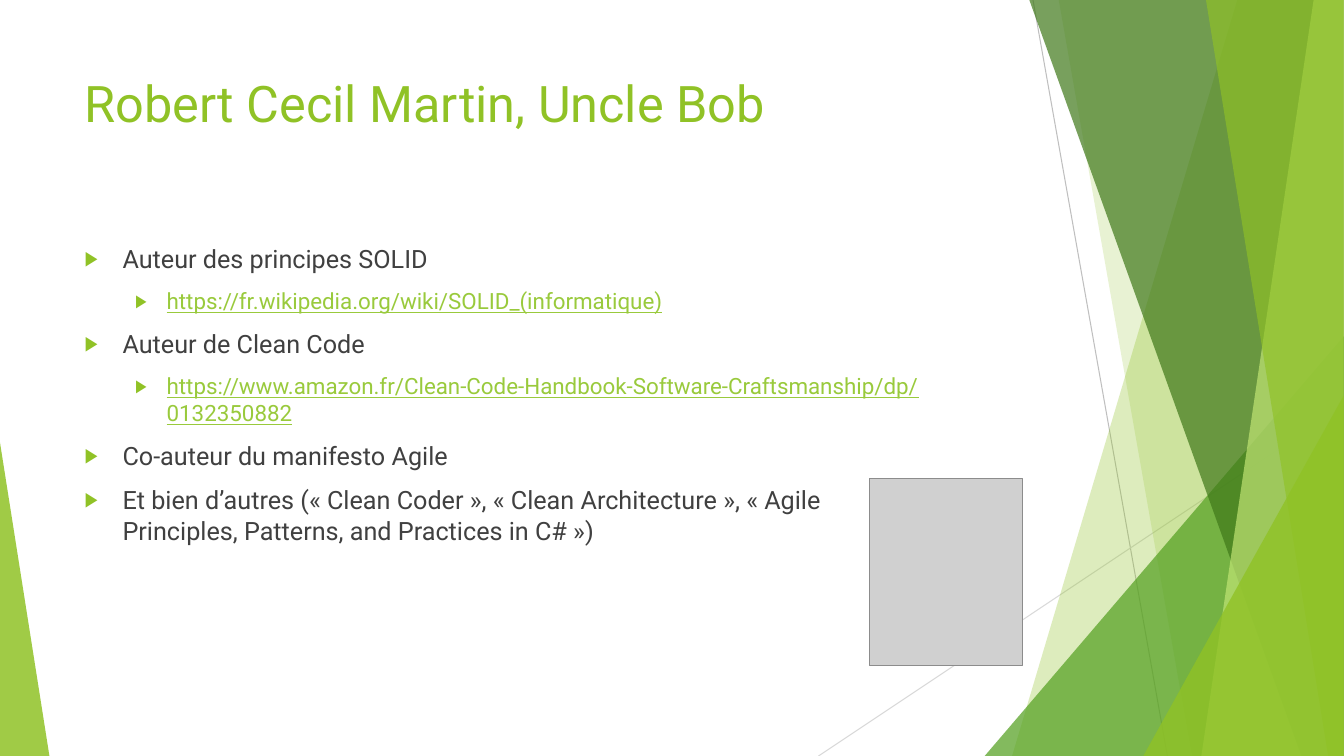
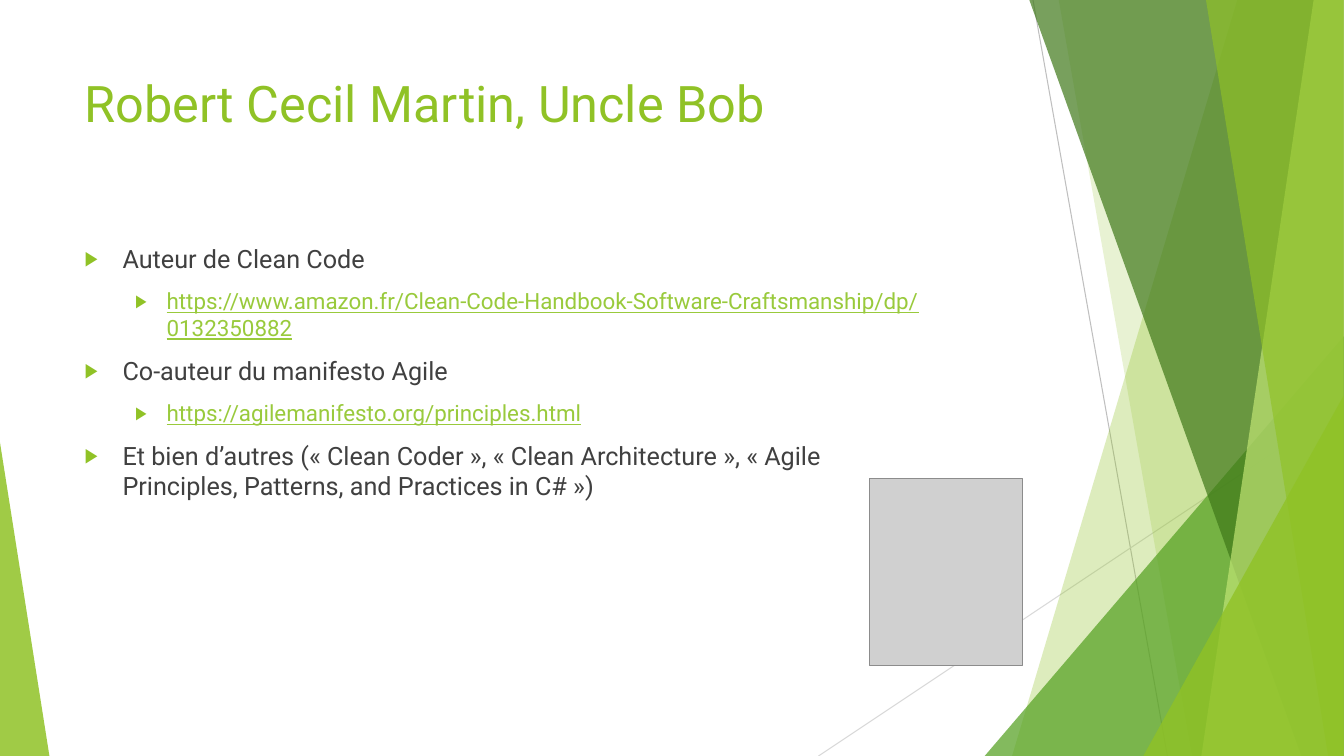
Before and after one commit to worming004/SimpleIsNotEasy, a slide deck: slide 5 of PPT/Easy != Simple.pptx (slide 6 before the commit). Drawn at 1344x756 pixels with LibreOffice and Linux fonts; fonts in the diff are those of the drawing; grey boxes stand for pictures. Boxes give left, top, right and bottom in pixels: in the first picture for what was removed or moved away, otherwise in the second. Text is boxed around its words. In the diff, an @@ line names an element or a change of style, - is before the commit and + after.

```diff
--- a/PPT/Easy != Simple.pptx
+++ b/PPT/Easy != Simple.pptx
@@ text at (123,249,663,314): paragraphs removed @@
-▶ Auteur des principes SOLID
-  ▶ https://fr.wikipedia.org/wiki/SOLID_(informatique)
@@ text at (167,404,581,426): paragraph added @@
+  ▶ https://agilemanifesto.org/principles.html
```
Also in this commit, not shown: 4 other slides changed, 1 slide added, 8 slides removed, 22 other files.
